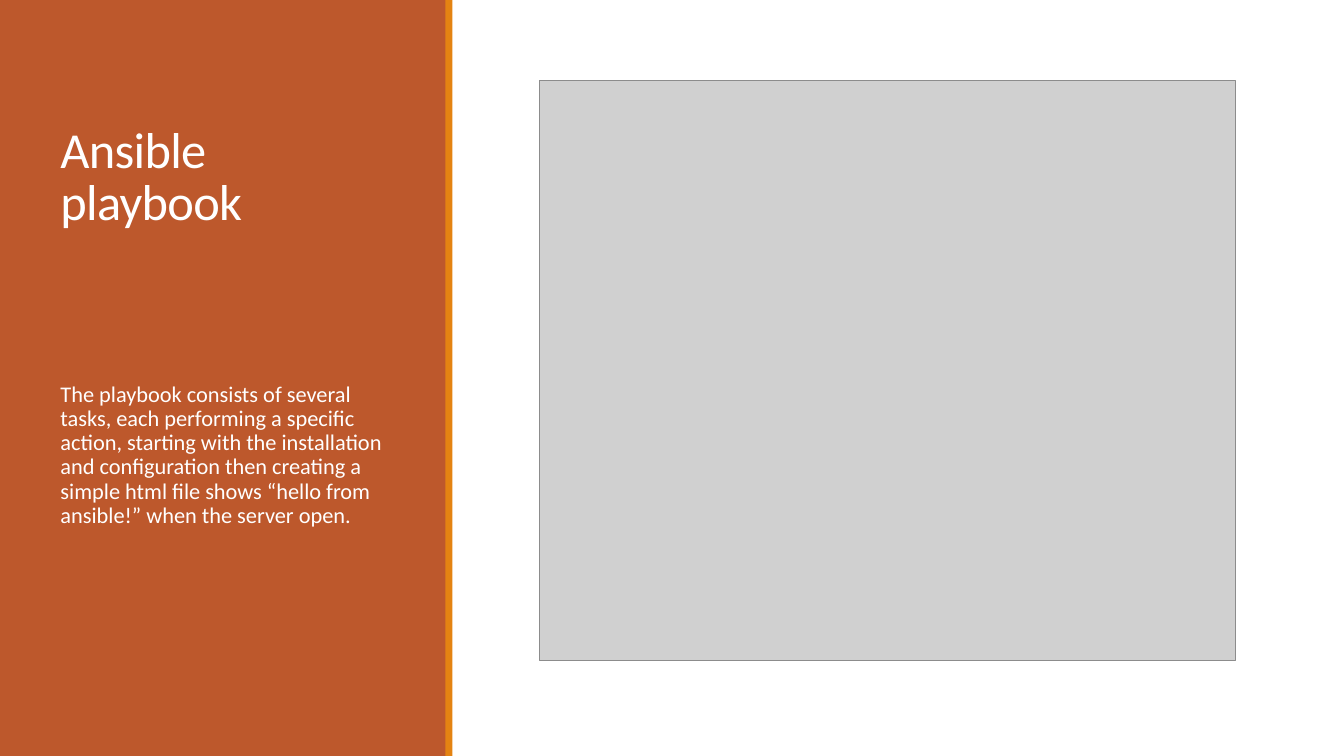
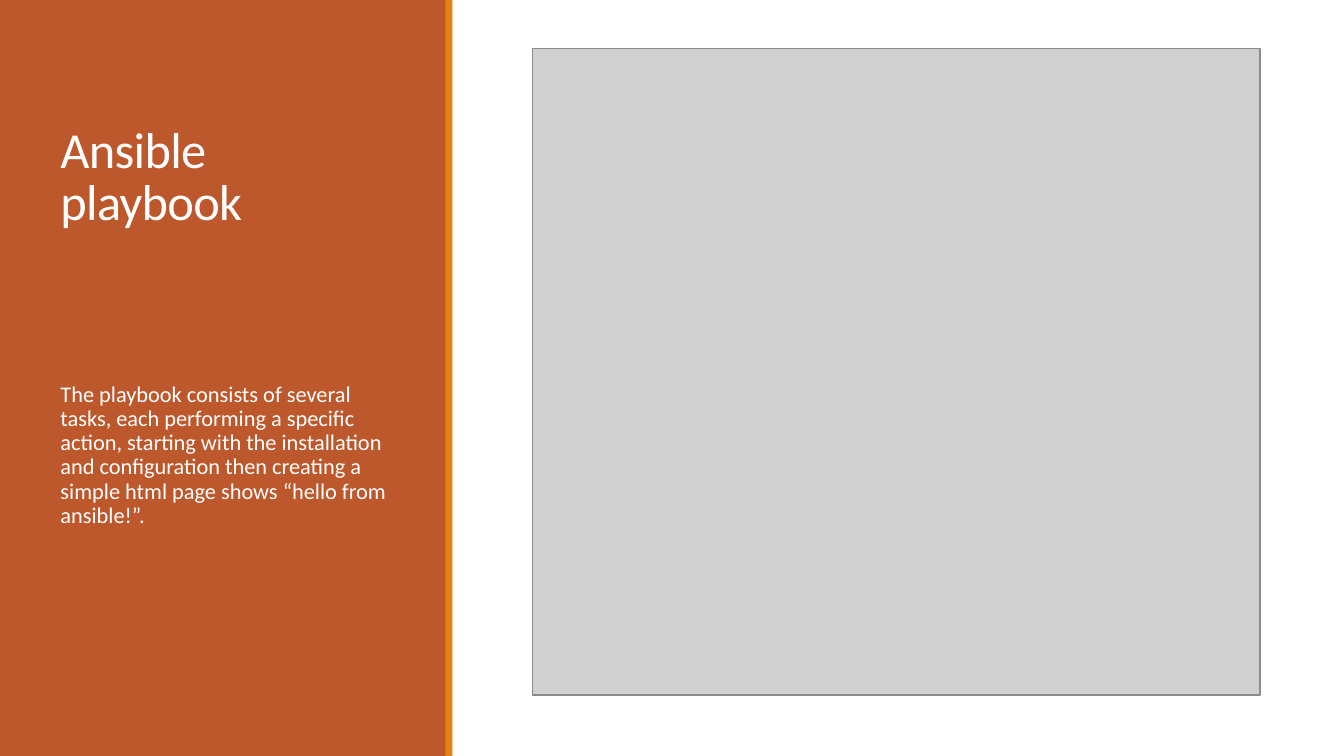
Before and after one commit to AmrElboridy/mahmoud-ahmed-abdelsalam, a slide deck: slide 3 of Web Server Deployment.pptx. Drawn at 1344x756 pixels with LibreOffice and Linux fonts; fonts in the diff are those of the drawing; grey boxes stand for pictures. Boxes give left, top, right and bottom in pixels: in the first picture for what was removed or moved away, otherwise in the second. Text is boxed around its words. In the diff, an @@ line names an element or a change of style, - is before the commit and + after.

Commit message:
presentation update

```diff
--- a/Web Server Deployment.pptx
+++ b/Web Server Deployment.pptx
@@ picture: place and size @@
-picture at (539, 81, 1236, 660)
+picture at (533, 49, 1260, 696)
@@ text at (60, 386, 386, 523): text changed @@
-The playbook consists of several tasks, each performing a specific action, starting with the installation and configuration then creating a simple html file shows “hello from ansible!” when the server open.
+The playbook consists of several tasks, each performing a specific action, starting with the installation and configuration then creating a simple html page shows “hello from ansible!”.
```
Also in this commit, not shown: 2 other slides changed.
